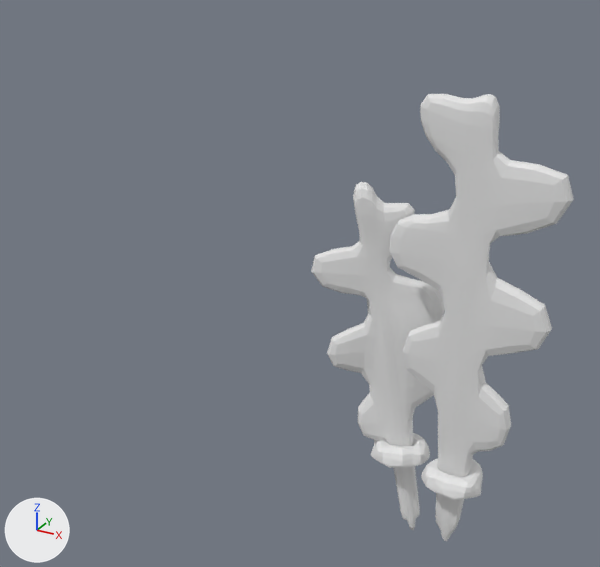
The FBX model Assets/Resources/plant/FishBone_M.fbx: old version first, new version second.
The view is the same before and after, from a 50 mm lens placed at (16.0, -45.0, 23.7), pointed at (-9.9, 2.1, 0.2). Arrows for +X, +Y and +Z are at lower left; the lights stay in place. Where no turn or scale is listed for an object, it has been applied to the vertices.

Script lines for the objects in view, before the commit:
```python
me_cube = bpy.data.meshes.new('Cube')
me_cube.from_pydata(...)  # 186 vertices, 184 faces; spans x -2.05..2.07, y -1.78..1.92, z -0.7..0.68
me_cube_001 = bpy.data.meshes.new('Cube.001')
me_cube_001.from_pydata(...)  # 1130 vertices, 1128 faces; spans x -2.77..2.96, y -0.61..0.61, z -1.46..1.38
me_cube_002 = bpy.data.meshes.new('Cube.002')
me_cube_002.from_pydata(...)  # 1130 vertices, 1128 faces; spans x -5.3..3.1, y -1.9..1.8, z -12.8..12.5
me_cube_003 = bpy.data.meshes.new('Cube.003')
me_cube_003.from_pydata(...)  # 186 vertices, 184 faces; spans x -1.36..1.37, y -1.18..1.26, z -1.48..1.44
ob_cube = bpy.data.objects.new('Cube', me_cube_001)
ob_cube.location = (2.73, 0.0, 0.0)
ob_cube.scale = (1.84, 1.1, 10.8)
ob_cube_001 = bpy.data.objects.new('Cube.001', me_cube_002)
ob_cube_001.location = (-2.56, 1.52, -4.14)
ob_cube_002 = bpy.data.objects.new('Cube.002', me_cube)
ob_cube_002.location = (2.89, 0.0, -10.25)
ob_cube_009 = bpy.data.objects.new('Cube.009', me_cube_003)
ob_cube_009.location = (-1.42, 1.33, -10.2)
ob_cube_009.rotation_euler = (-3.142, 0.0, 0.433)  # degrees (-180, 0, 25)
ob_cube_009.scale = (-1.51, -1.51, -0.471)
```
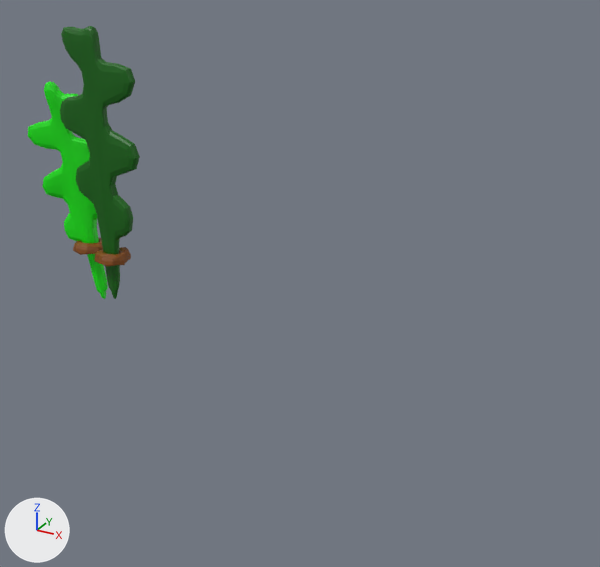
Pixel boxes [x1, y1, x2, y2] of what changed, in the pictures (600 x 567 px):
'Cube', reshaped, moved, rescaled (39% narrower, 39% shorter)
    before: [389, 94, 574, 541]
    after: [28, 26, 140, 299]
'Cube.001', deleted
    before: [311, 182, 445, 530]
'Cube.002', deleted
    before: [421, 458, 483, 500]
'Cube.009', deleted
    before: [371, 433, 430, 468]
part 1 of me_cube_001, added (green)
    after: [28, 82, 108, 299]
part 2 of me_cube_001, added (brown)
    after: [95, 247, 131, 266]
part 3 of me_cube_001, added
    after: [73, 238, 103, 255]
part 4 of me_cube_001, recoloured
    before: [389, 94, 574, 541]
    after: [60, 26, 140, 299]

The change, as a diff of the scene's bpy script:
```diff
--- a/Assets/Resources/plant/FishBone_M.fbx.py
+++ b/Assets/Resources/plant/FishBone_M.fbx.py
@@ mat_soil @@
+mat_soil = principled_material('Soil')
+mat_soil.base_color = (0.214, 0.0601, 0.0)  # brown #7f4500
@@ mat_fishbone_1 @@
+mat_fishbone_1 = principled_material('FishBone_1')
+mat_fishbone_1.base_color = (0.00246, 0.8, 0.0)  # green #08e700
@@ mat_fishbone_2 @@
+mat_fishbone_2 = principled_material('FishBone_2')
+mat_fishbone_2.base_color = (0.00263, 0.128, 0.00153)  # dark green #096405
@@ me_cube_001 @@
 # used by ob_cube; location = (2.73, 0.0, 0.0); scale = (1.84, 1.1, 10.8)
-me_cube_001.from_pydata(...)  # 1130 vertices, 1128 faces; spans x -2.77..2.96, y -0.61..0.61, z -1.46..1.38
+me_cube_001.from_pydata(...)  # 2632 vertices, 2624 faces; spans x -5.79..2.96, y -1.62..3.03, z -1.57..1.38
+# me_cube_001 part 1: a new loose piece of 1130 vertices spanning x -5.79..-1.18, y -0.36..3.03, z -1.57..0.78, in mat_fishbone_1 (green #08e700)
+# me_cube_001 part 2: a new loose piece of 186 vertices spanning x -1.03..1.22, y -1.62..1.75, z -1.01..-0.89, in mat_soil (brown #7f4500)
+# me_cube_001 part 3: a new loose piece of 186 vertices spanning x -3.38..-1.14, y -0.55..2.87, z -1.01..-0.88, in mat_soil (brown #7f4500)
+# me_cube_001 part 4: 1128 faces spanning x -2.77..2.96, y -0.61..0.61, z -1.46..1.38 switch from no material to mat_fishbone_2 (dark green #096405)
+me_cube_001.materials.append(mat_fishbone_1)  # green #08e700
+me_cube_001.materials.append(mat_soil)  # brown #7f4500
@@ ob_cube_002 @@
-ob_cube_002 = bpy.data.objects.new('Cube.002', me_cube)
-ob_cube_002.location = (2.89, 0.0, -10.25)
@@ ob_cube @@
 ob_cube = bpy.data.objects.new('Cube', me_cube_001)
-ob_cube.location = (2.73, 0.0, 0.0)
-ob_cube.scale = (1.84, 1.1, 10.8)
+ob_cube.location = (-25.28, 0.0, 6.97)
+ob_cube.scale = (1.23, 0.736, 7.24)
@@ ob_cube_009 @@
-ob_cube_009 = bpy.data.objects.new('Cube.009', me_cube_003)
-ob_cube_009.location = (-1.42, 1.33, -10.2)
-ob_cube_009.rotation_euler = (-3.142, 0.0, 0.433)  # degrees (-180, 0, 25)
-ob_cube_009.scale = (-1.51, -1.51, -0.471)
@@ ob_cube_001 @@
-ob_cube_001 = bpy.data.objects.new('Cube.001', me_cube_002)
-ob_cube_001.location = (-2.56, 1.52, -4.14)
```
